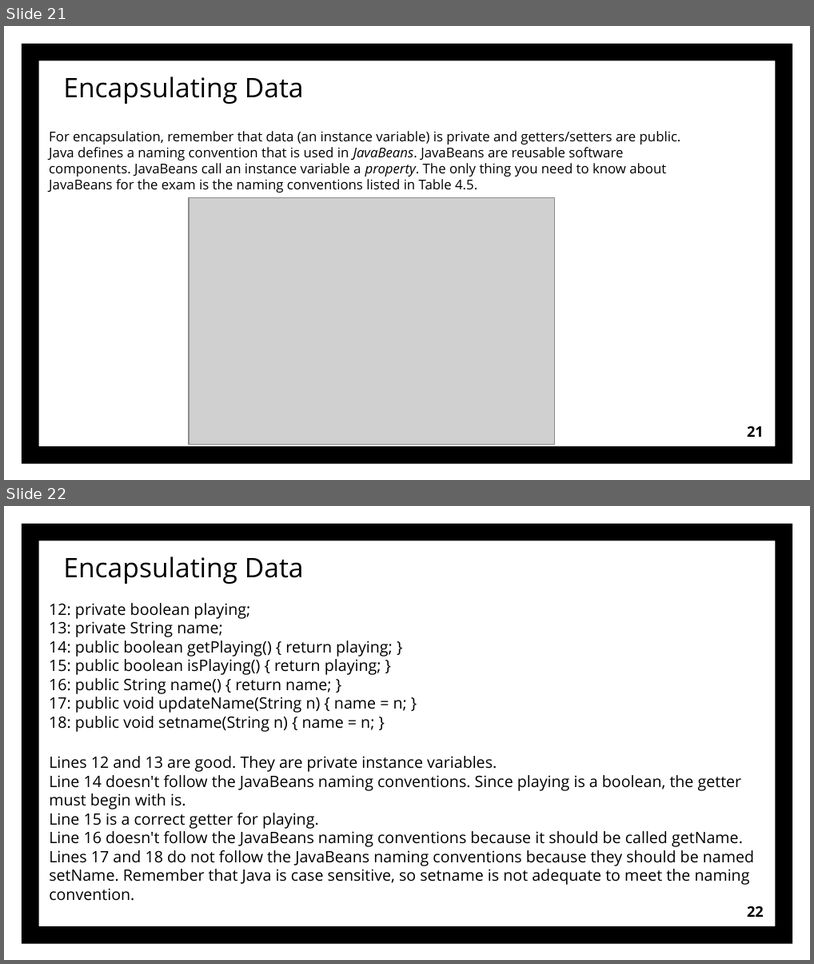
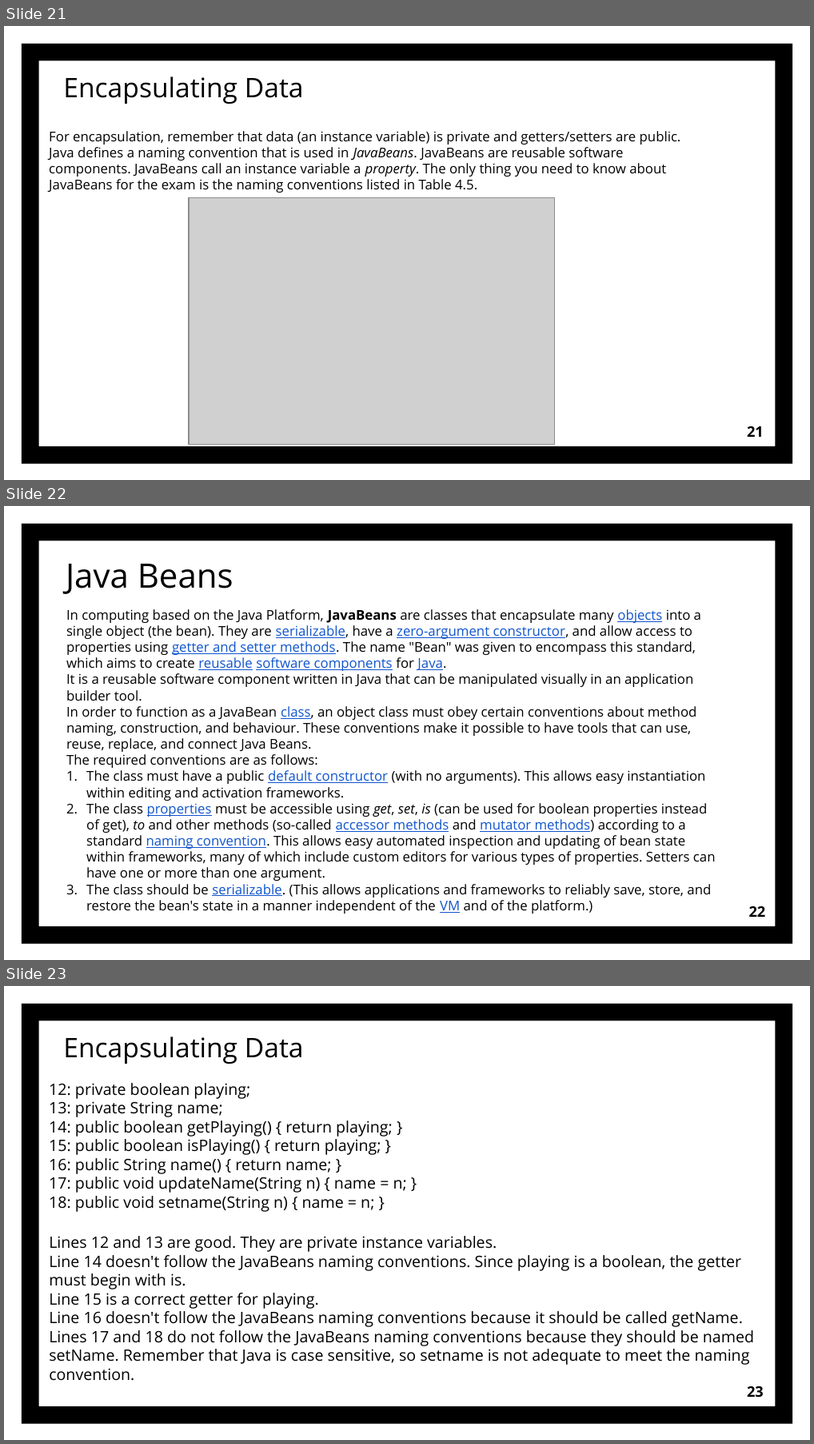
Before and after one commit to Grigory2000/OCATests, a slide deck: OCA Chapter 4 part 3.pptx. Shown one above the other, each under a label of ours: slides 21 and 22 before the commit, slides 21, 22 and 23 after it. The pictures are 814x964 and 814x1444 pixels, drawn with LibreOffice and Linux fonts; fonts in the diff are those of the drawing; grey boxes stand for pictures. Boxes give left, top, right and bottom in pixels: in the first picture for what was removed or moved away, otherwise in the second. Text is boxed around its words. In the diff, an @@ line names an element or a change of style, - is before the commit and + after.

```diff
--- a/OCA Chapter 4 part 3.pptx
+++ b/OCA Chapter 4 part 3.pptx
@@ slide 22 added at <box>4,506,810,960</box>, background #FFFFFF; not listed: 1 template element that a slide beside it also shows @@
@@ title added at <box>66,564,234,594</box>, 30 pt, text #000000 @@
+Java Beans
@@ text added at <box>66,609,702,701</box>, 12 pt, text #000000 @@
+In computing based on the Java Platform, JavaBeans are classes that encapsulate many objects into a single object (the bean). They are serializable, have a zero-argument constructor, and allow access to properties using getter and setter methods. The name "Bean" was given to encompass this standard, which aims to create reusable software components for Java.
+It is a reusable software component written in Java that can be manipulated visually in an application builder tool.
@@ text added at <box>66,706,716,913</box>, 12 pt, text #000000 @@
+In order to function as a JavaBean class, an object class must obey certain conventions about method naming, construction, and behaviour. These conventions make it possible to have tools that can use, reuse, replace, and connect Java Beans.
+The required conventions are as follows:
+1. The class must have a public default constructor (with no arguments). This allows easy instantiation within editing and activation frameworks.
+2. The class properties must be accessible using get, set, is (can be used for boolean properties instead of get), to and other methods (so-called accessor methods and mutator methods) according to a standard naming convention. This allows easy automated inspection and updating of bean state within frameworks, many of which include custom editors for various types of properties. Setters can have one or more than one argument.
+3. The class should be serializable. (This allows applications and frameworks to reliably save, store, and restore the bean's state in a manner independent of the VM and of the platform.)
@@ page number added at <box>750,906,766,916</box>, 13 pt, text #000000, bold @@
+22
@@ what was slide 22 is now slide 23 @@
@@ page number at <box>747,1386,764,1396</box>: text changed @@
-22
+23
```
Also in this commit, not shown: 1 slide changed.
